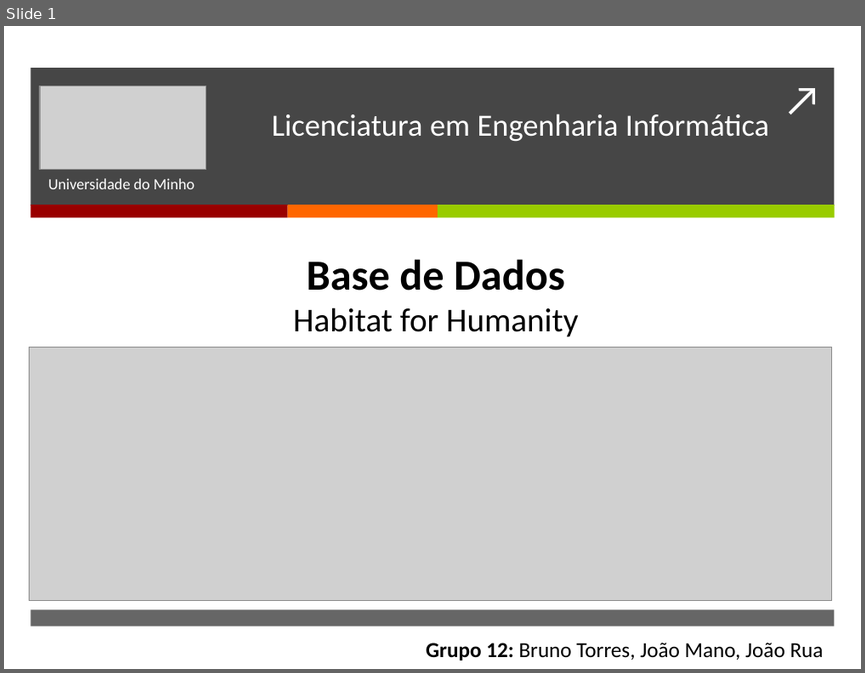
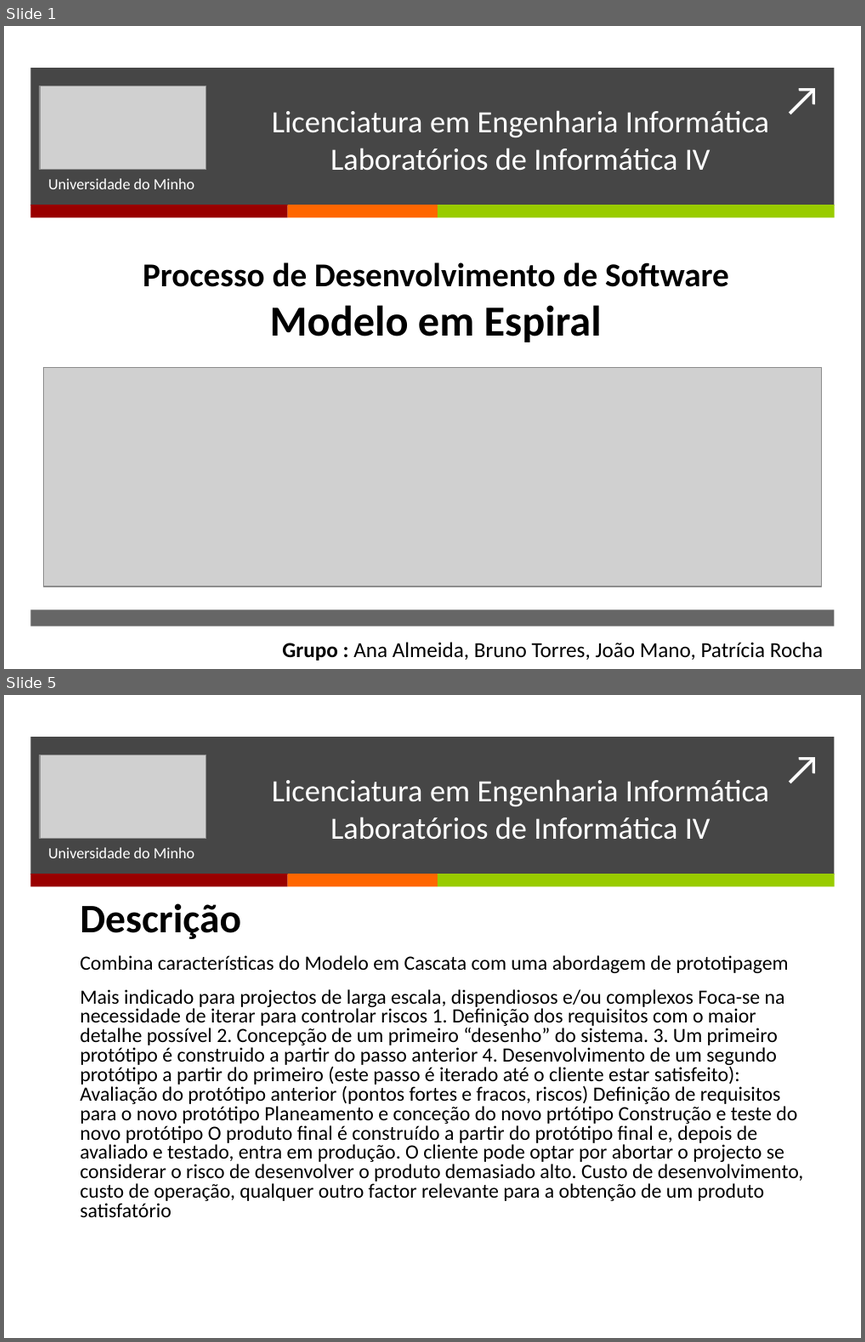
Before and after one commit to BrunoTorres/LI4, a slide deck: Apresentação/Apresentacao.pptx. Shown one above the other, each under a label of ours: slide 1 before the commit, slides 1 and 5 after it; the slides between them are not shown. The pictures are 865x673 and 865x1342 pixels, drawn with LibreOffice and Linux fonts; fonts in the diff are those of the drawing; grey boxes stand for pictures. Boxes give left, top, right and bottom in pixels: in the first picture for what was removed or moved away, otherwise in the second. Text is boxed around its words. In the diff, an @@ line names an element or a change of style, - is before the commit and + after.

```diff
--- a/Apresentação/Apresentacao.pptx
+++ b/Apresentação/Apresentacao.pptx
@@ slide 5 added at [4,695,861,1338], background #FFFFFF; not listed: 5 template elements that a slide beside it also shows @@
@@ picture added at [40,755,206,838] @@
@@ text added at [272,779,769,839], 26 pt, text #FFFFFF @@
+Licenciatura em Engenharia Informática
+Laboratórios de Informática IV
@@ subtitle added at [48,847,194,858], 13 pt, text #FFFFFF @@
+Universidade do Minho
@@ text added at [80,903,804,1217], 17 pt, text #000000 @@
+Descrição
+Combina características do Modelo em Cascata com uma abordagem de prototipagem
+Mais indicado para projectos de larga escala, dispendiosos e/ou complexos Foca-se na necessidade de iterar para controlar riscos 1. Definição dos requisitos com o maior detalhe possível 2. Concepção de um primeiro “desenho” do sistema. 3. Um primeiro protótipo é construido a partir do passo anterior 4. Desenvolvimento de um segundo protótipo a partir do primeiro (este passo é iterado até o cliente estar satisfeito): Avaliação do protótipo anterior (pontos fortes e fracos, riscos) Definição de requisitos para o novo protótipo Planeamento e conceção do novo prtótipo Construção e teste do novo protótipo O produto final é construído a partir do protótipo final e, depois de avaliado e testado, entra em produção. O cliente pode optar por abortar o projecto se considerar o risco de desenvolver o produto demasiado alto. Custo de desenvolvimento, custo de operação, qualquer outro factor relevante para a obtenção de um produto satisfatório
@@ slide 1 changed as well @@
@@ text at [272,110,769,170]: text changed @@
-Licenciatura em Engenharia Informática
+Licenciatura em Engenharia Informática
+Laboratórios de Informática IV
@@ text at [143,262,729,342]: text changed; bold on @@
-Base de Dados
-Habitat for Humanity
+Processo de Desenvolvimento de Software
+Modelo em Espiral
@@ picture: place and size @@
-picture at [29,346,832,600]
+picture at [43,367,822,586]
@@ text at [282,641,823,660]: text changed @@
-Grupo 12: Bruno Torres, João Mano, João Rua
+Grupo : Ana Almeida, Bruno Torres, João Mano, Patrícia Rocha
```
Also in this commit, not shown: 1 other slide changed, 5 other slides added, 10 slides removed.
